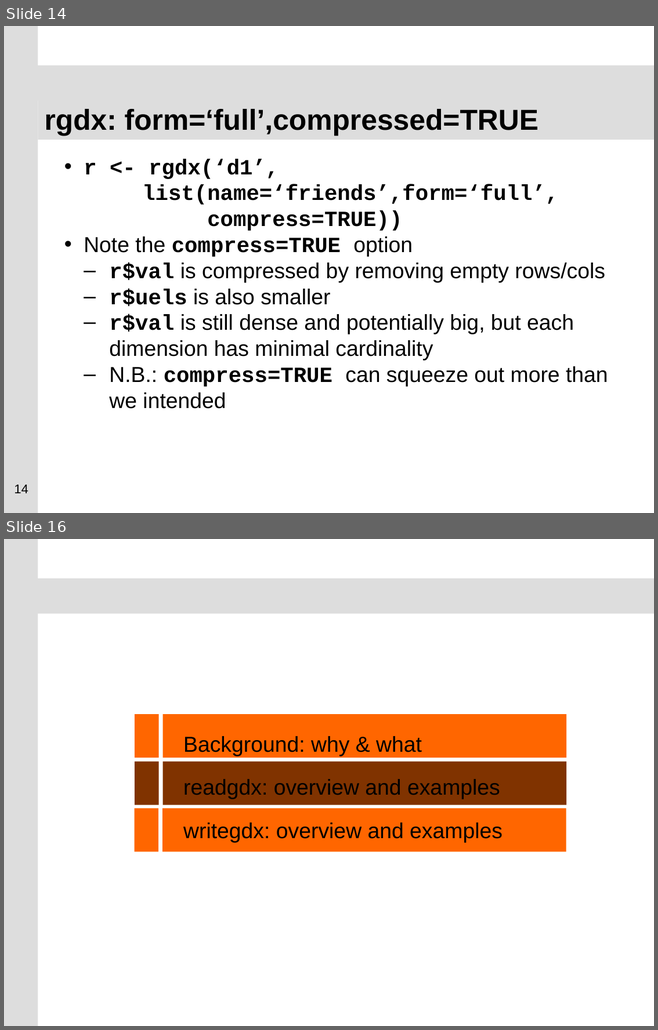
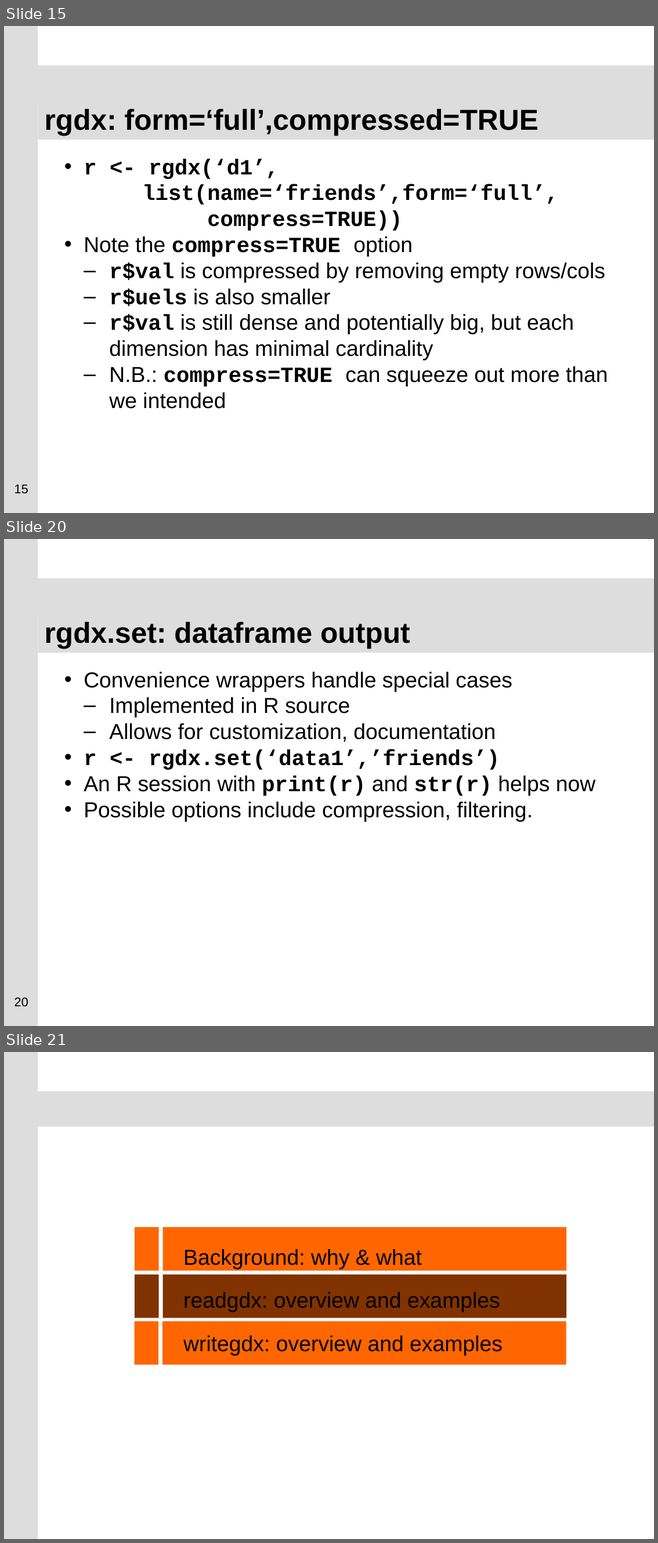
Before and after one commit to GAMS-dev/gdxrrw, a slide deck: sandbox/ISMP_Berlin_2012_GDXRRW.pptx. Shown one above the other, each under a label of ours: slides 14 and 16 before the commit, slides 15, 20 and 21 after it; the slides between them are not shown. The pictures are 658x1030 and 658x1543 pixels, drawn with LibreOffice and Linux fonts; fonts in the diff are those of the drawing; background and template pictures are left out. Boxes give left, top, right and bottom in pixels: in the first picture for what was removed or moved away, otherwise in the second. Text is boxed around its words. In the diff, an @@ line names an element or a change of style, - is before the commit and + after.

```diff
--- a/sandbox/ISMP_Berlin_2012_GDXRRW.pptx
+++ b/sandbox/ISMP_Berlin_2012_GDXRRW.pptx
@@ slide 20 added at (4,539,654,1026), background #FFFFFF; not listed: 2 template elements that a slide beside it also shows @@
@@ title added at (38,610,654,653), fill #DDDDDD, 32 pt, text #000000, bold @@
+rgdx.set: dataframe output
@@ text added at (83,672,595,821), 24 pt, text #000000 @@
+• Convenience wrappers handle special cases
+  – Implemented in R source
+  – Allows for customization, documentation
+• r <- rgdx.set(‘data1’,’friends’)
+• An R session with print(r) and str(r) helps now
+• Possible options include compression, filtering.
@@ page number added at (14,997,28,1007), 14 pt, text #000000 @@
+20
@@ what was slide 14 is now slide 15 @@
@@ page number at (14,485,28,494): text changed @@
-14
+15
@@ what was slide 16 is now slide 21 @@
```
Also in this commit, not shown: 3 slides changed, 4 other slides added, 7 slides removed.
